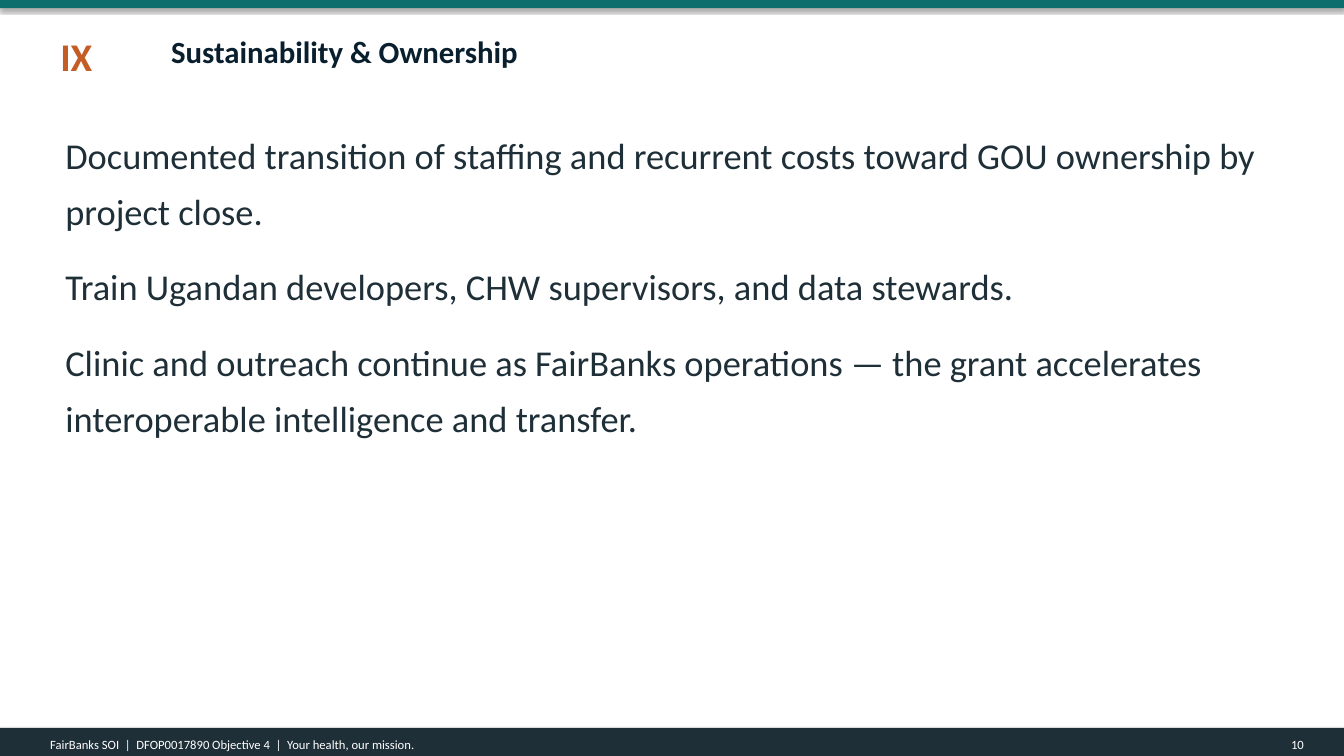
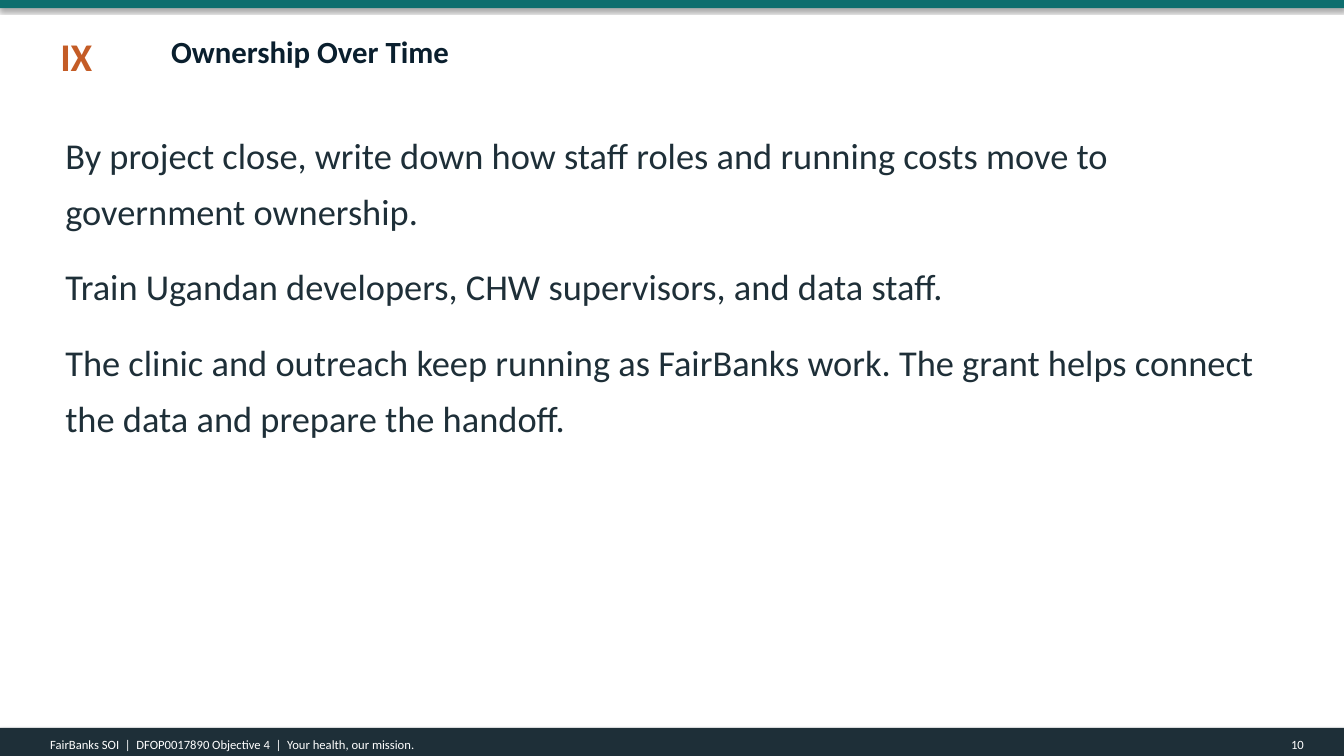
Before and after one commit to WASSWA2624/fairbanks, a slide deck: slide 10 of applications/dos-uganda/documents/dos-uganda_ppt.pptx. Drawn at 1344x756 pixels with LibreOffice and Linux fonts; fonts in the diff are those of the drawing. Boxes give left, top, right and bottom in pixels: in the first picture for what was removed or moved away, otherwise in the second. Text is boxed around its words. In the diff, an @@ line names an element or a change of style, - is before the commit and + after.

Commit message:
Update build_dos-uganda_docs.py and associated documents to reflect revised project title and narrative content for the Uganda Health System MOU (DFOP0017890). Enhance clarity and consistency across Word, PDF, and PowerPoint formats by streamlining language and ensuring alignment with new objectives focused on interoperability and government ownership. Adjust cost share descriptions and improve overall document coherence.

```diff
--- a/applications/dos-uganda/documents/dos-uganda_ppt.pptx
+++ b/applications/dos-uganda/documents/dos-uganda_ppt.pptx
@@ text at bbox=[171, 41, 449, 68]: text changed @@
-Sustainability & Ownership
+Ownership Over Time
@@ text at bbox=[65, 143, 1253, 438]: text changed @@
-Documented transition of staffing and recurrent costs toward GOU ownership by project close.
-Train Ugandan developers, CHW supervisors, and data stewards.
-Clinic and outreach continue as FairBanks operations — the grant accelerates interoperable intelligence and transfer.
+By project close, write down how staff roles and running costs move to government ownership.
+Train Ugandan developers, CHW supervisors, and data staff.
+The clinic and outreach keep running as FairBanks work. The grant helps connect the data and prepare the handoff.
```
Also in this commit, not shown: 10 other slides changed, 3 other files.
